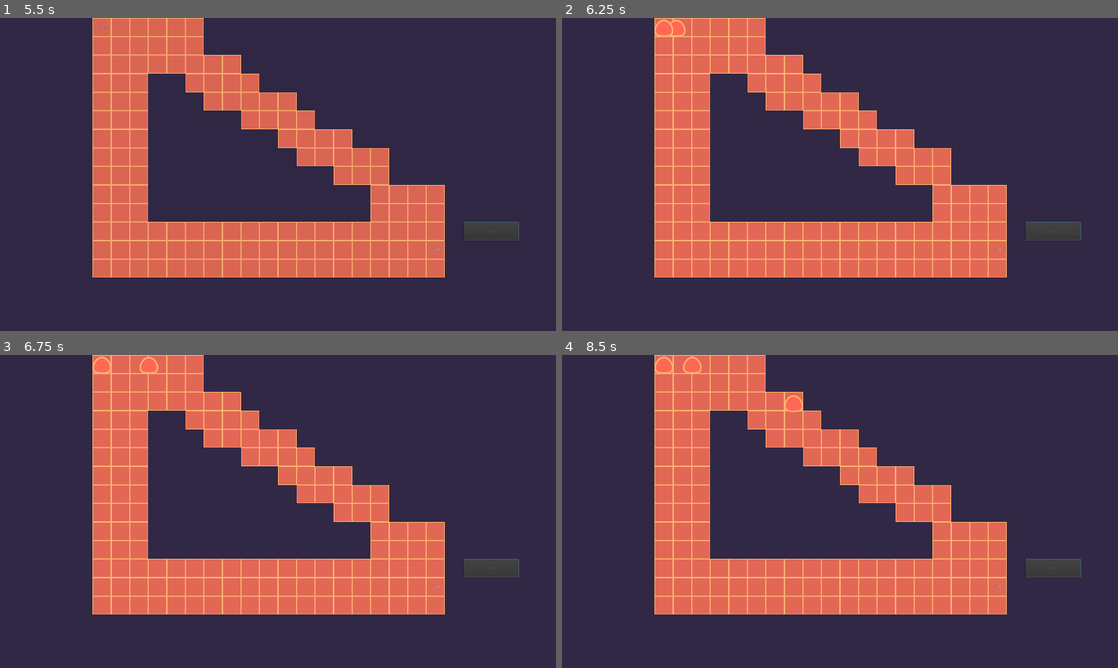
Above: before the commit, frames 1-4 (two rows, left to right).
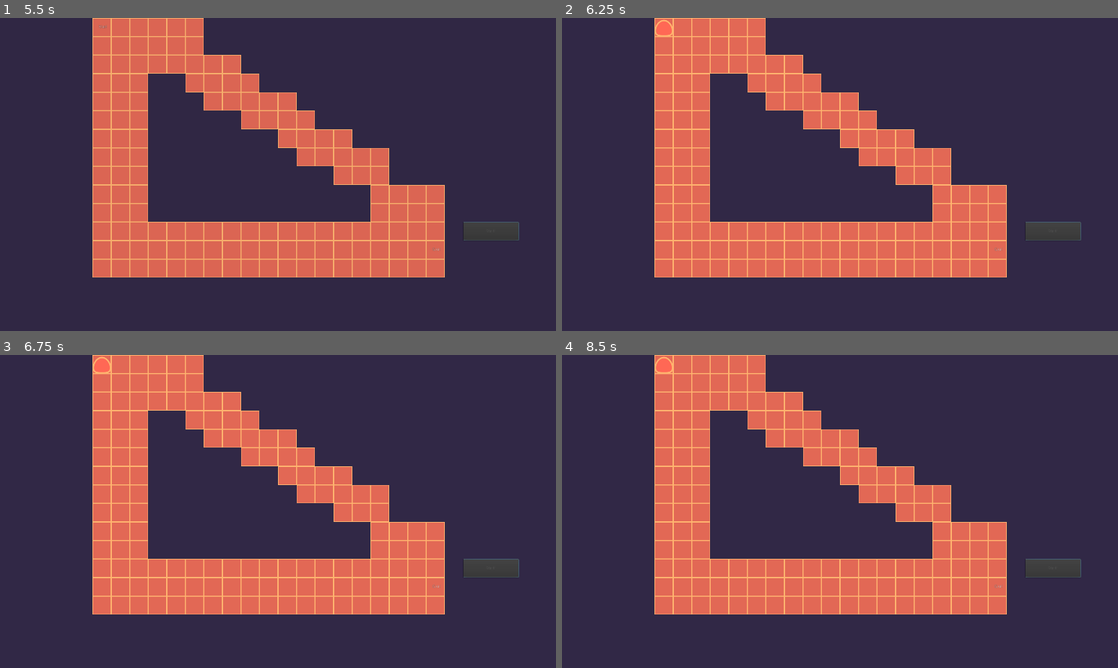
Above: after the commit, the same moments.

Repository: gdquest-demos/godot-2d-tower-defense
Game: Godot game, scene res://Game.tscn
Two runs of this game, one before a commit and one after it. Both use one fixed random seed, a clock stepped at 60 frames per second and the inputs below.
Inputs (mouse positions are in pixels of both pictures, inside the frame that each line leads up to):
- Up to frame 1 (5.5 s): click "Start!" at 0.5 s; tap Enter at 1.25, 2.75, 4.25 s; move the mouse to (400, 158) at 1.27 s; hold Ctrl (multiple_selection) 1.28-2.03 s; click (400, 158) at 1.42 s; tap Space at 2, 3.5, 5 s; move the mouse to (166, 190) at 2.02 s; click (166, 190) at 2.1 s; move the mouse to (333, 105) at 2.77 s; hold Ctrl (multiple_selection) 2.78-3.53 s; click (333, 105) at 2.92 s; move the mouse to (250, 237) at 3.52 s; click (250, 237) at 3.6 s; move the mouse to (444, 221) at 4.27 s; hold Ctrl (multiple_selection) 4.28-5.03 s; click (444, 221) at 4.42 s; move the mouse to (111, 127) at 5.02 s; click (111, 127) at 5.1 s
- Up to frame 2 (6.25 s): move the mouse to (867, 174) at 5.77 s; hold Ctrl (multiple_selection) from 5.78 s (still down); click (867, 174) at 5.92 s
- Up to frame 3 (6.75 s): move the mouse to (194, 433) at 6.52 s; release Ctrl (multiple_selection) at 6.53 s; click (194, 433) at 6.6 s
- Up to frame 4 (8.5 s): move the mouse to (962, 495) at 7.27 s; hold Ctrl (multiple_selection) 7.28-8.03 s; click (962, 495) at 7.42 s; move the mouse to (728, 527) at 8.02 s; click (728, 527) at 8.1 s

Frame 1 is identical in both runs. In frame 2, 0.1% of the frame differs, in the area x 16-23%, y 0-6%; in frame 3, 0.1%; in frame 4, 0.3%, in the area x 16-44%, y 0-19%.
Error after the commit: Invalid call. Nonexistent function 'setup_enemy_movement_path' in base 'Node2D (Wave.gd)'. (res://Levels/TestLevel/Level.gd:20)

Commit message:
Refactor Wave and Add movement delaying feature to BasicEnemy
Also fixes a bug where the Wave was losing reference to Enemies if they die before the Wave setup their movement

Diff:
--- a/source/Actors/Enemies/BasicEnemy.gd
+++ b/source/Actors/Enemies/BasicEnemy.gd
@@ -3,10 +3,10 @@
 
 signal movement_started
 signal movement_finished
-signal moved
 
 export var speed := 64.0 setget set_speed
 export var idle_duration := 0.5
+export var move_delay := 0.5
 
 var movement_path: PoolVector2Array = []
 
@@ -21,12 +21,13 @@
 	if movement_path.size() == 0:
 		return
 
+	_timer.start(move_delay)
+	yield(_timer, "timeout")
 	emit_signal("movement_started")
 
 	for point in movement_path:
 		_tween_to_next_point(point)
 		yield(_tween, "tween_completed")
-		emit_signal("moved")
 
 		if idle_duration > 0.0:
 			_timer.start(idle_duration)
--- a/source/Actors/Enemies/BasicEnemy.tscn
+++ b/source/Actors/Enemies/BasicEnemy.tscn
@@ -95,7 +95,6 @@
 radius = 32.0
 
 [node name="BasicEnemy" type="Node2D"]
-modulate = Color( 1, 1, 1, 0 )
 script = ExtResource( 1 )
 speed = 256.0
 idle_duration = 0.0
@@ -122,7 +121,6 @@
 
 [node name="CollisionShape2D" type="CollisionShape2D" parent="HurtBoxArea2D"]
 shape = SubResource( 4 )
-disabled = true
 
 [node name="Health" parent="." instance=ExtResource( 4 )]
 [connection signal="hit_landed" from="HurtBoxArea2D" to="." method="_on_HurtBoxArea2D_hit_landed"]
--- a/source/Levels/Wave/Wave.gd
+++ b/source/Levels/Wave/Wave.gd
@@ -5,17 +5,32 @@
 signal started
 signal finished
 
+# The time interval between each BasicEnemy first movement, used to
+# create a gap between enemies by delaying the start of their movement
 export var enemy_time_interval := 0.5
+
+
+func _ready() -> void:
+	enemy_time_interval = min(0.1, enemy_time_interval)
 
 
 func start() -> void:
 	emit_signal("starting")
+	setup_enemies()
+	move_enemies()
+
+
+func setup_enemies() -> void:
 	for enemy in get_children():
+		enemy.move_delay = enemy_time_interval
+		enemy.move_delay += enemy.get_index() * enemy_time_interval
 		enemy.connect("tree_exited", self, "_on_Enemy_tree_exited")
 		enemy.connect("movement_finished", self, "_on_Enemy_movement_finished", [enemy])
+
+
+func move_enemies() -> void:
+	for enemy in get_children():
 		enemy.move()
-		yield(enemy, "moved")
-		yield(get_tree().create_timer(enemy_time_interval), "timeout")
 	emit_signal("started")
 
 
@@ -23,7 +38,7 @@
 	return get_child_count() < 1
 
 
-func setup_enemy_movement_path(enemy: BasicEnemy, movement_path: PoolVector2Array) -> void:
+func set_enemy_movement_path(enemy: BasicEnemy, movement_path: PoolVector2Array) -> void:
 	enemy.movement_path = movement_path
 
 
